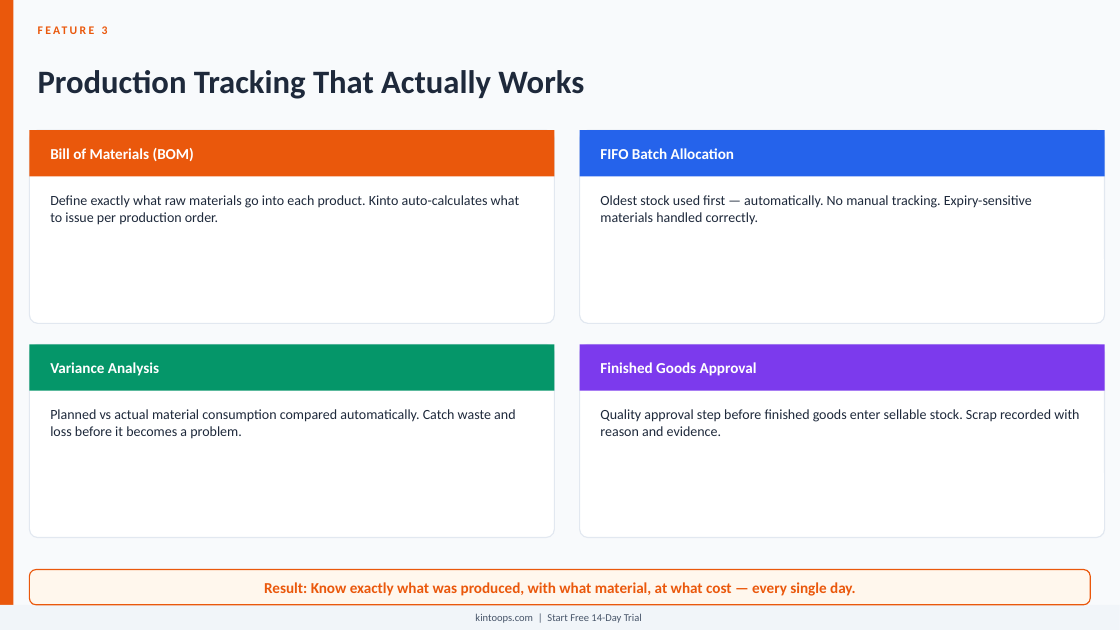
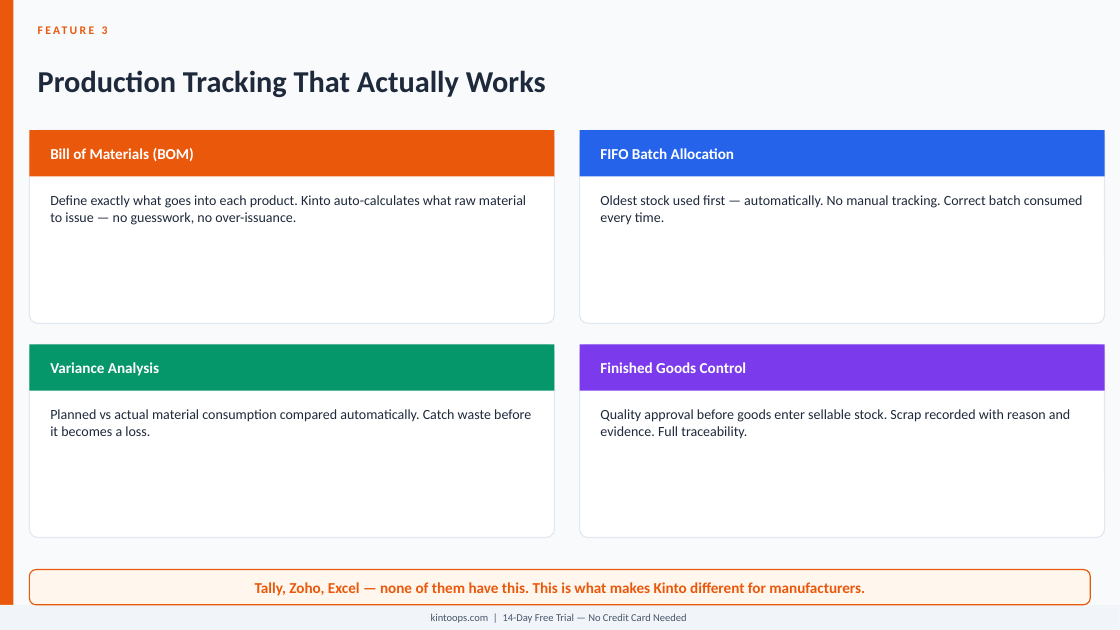
Before and after one commit to prasanth198307/kinto-qa-system, a slide deck: slide 8 of Kinto_Customer_Presentation.pptx (slide 6 before the commit). Drawn at 1120x630 pixels with LibreOffice and Linux fonts; fonts in the diff are those of the drawing. Boxes give left, top, right and bottom in pixels: in the first picture for what was removed or moved away, otherwise in the second. Text is boxed around its words. In the diff, an @@ line names an element or a change of style, - is before the commit and + after.

```diff
--- a/Kinto_Customer_Presentation.pptx
+++ b/Kinto_Customer_Presentation.pptx
@@ text "Production Tracking That Actually Works" at (x1=38, y1=70, x2=546, y2=97): size 28 to 26 pt @@
@@ text at (x1=50, y1=195, x2=526, y2=225): text changed @@
-Define exactly what raw materials go into each product. Kinto auto-calculates what to issue per production order.
+Define exactly what goes into each product. Kinto auto-calculates what raw material to issue — no guesswork, no over-issuance.
@@ text at (x1=600, y1=195, x2=1083, y2=225): text changed @@
-Oldest stock used first — automatically. No manual tracking. Expiry-sensitive materials handled correctly.
+Oldest stock used first — automatically. No manual tracking. Correct batch consumed every time.
@@ text at (x1=600, y1=362, x2=746, y2=373): text changed @@
-Finished Goods Approval
+Finished Goods Control
@@ text at (x1=50, y1=409, x2=531, y2=436): text changed @@
-Planned vs actual material consumption compared automatically. Catch waste and loss before it becomes a problem.
+Planned vs actual material consumption compared automatically. Catch waste before it becomes a loss.
@@ text at (x1=600, y1=409, x2=1070, y2=439): text changed @@
-Quality approval step before finished goods enter sellable stock. Scrap recorded with reason and evidence.
+Quality approval before goods enter sellable stock. Scrap recorded with reason and evidence. Full traceability.
@@ text at (x1=255, y1=582, x2=865, y2=596): text changed @@
-Result: Know exactly what was produced, with what material, at what cost — every single day.
+Tally, Zoho, Excel — none of them have this. This is what makes Kinto different for manufacturers.
@@ text at (x1=431, y1=613, x2=687, y2=623): text changed @@
-kintoops.com | Start Free 14-Day Trial
+kintoops.com | 14-Day Free Trial — No Credit Card Needed
```
Also in this commit, not shown: 9 other slides changed, 2 slides added, 2 slides removed, 1 other file.
